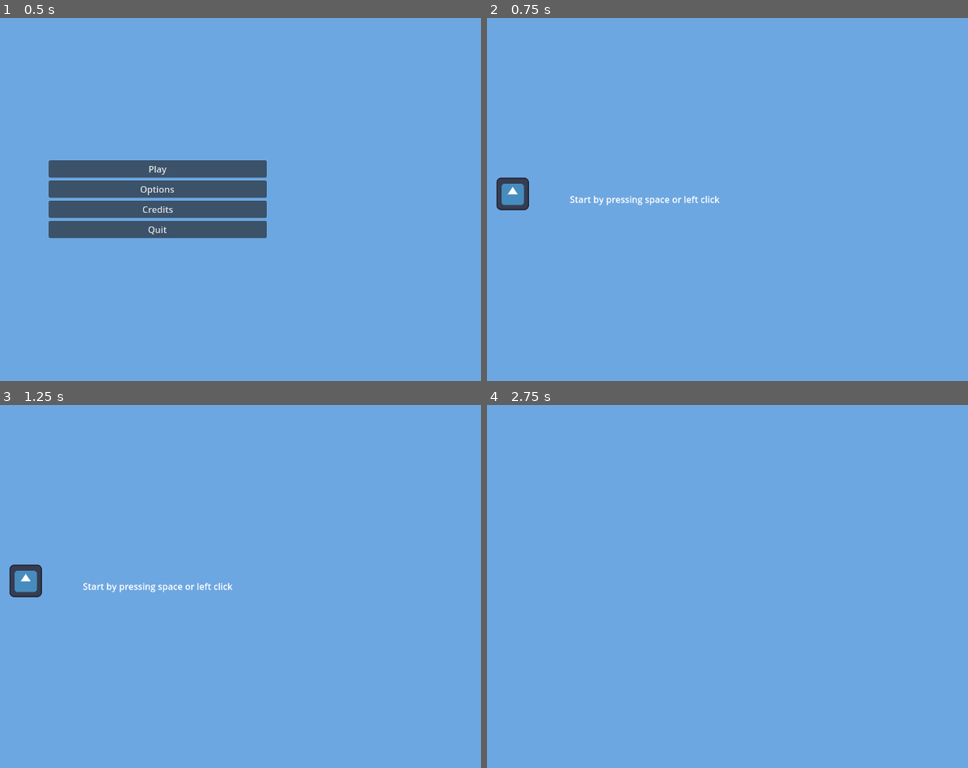
Above: before the commit, frames 1-4 (two rows, left to right).
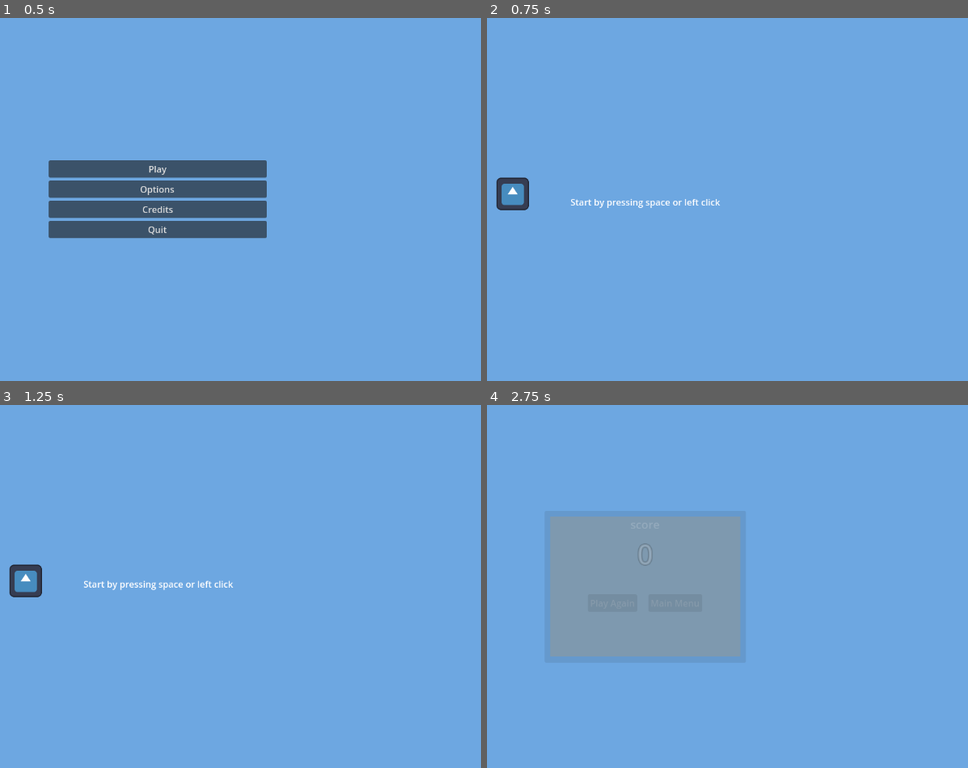
Above: after the commit, the same moments.

Repository: deshis/Modern-User-Interfaces-game
Game: Godot game, scene res://Scenes/menu.tscn
Two runs of this game, one before a commit and one after it. Both use one fixed random seed, a clock stepped at 60 frames per second and the inputs below. The engine's default icon, where the game draws it, is replaced by a stand-in: a white triangle on a blue panel in a dark square.
Inputs:
- Up to frame 1 (0.5 s): no input
- Up to frame 2 (0.75 s): click "Play" at 0.5 s
- Up to frame 3 (1.25 s): no input
- Up to frame 4 (2.75 s): tap Space (jump) at 1.35, 1.52, 1.82, 2.1, 2.27, 2.57 s

Frame 1 is identical in both runs. In frame 2, 0.4% of the frame differs, in the area x 17-49%, y 48-53%; in frame 3, 0.4%; in frame 4, 15%, in the area x 13-53%, y 30-70%.

Commit message:
ending screen + score label

Diff:
--- a/Scenes/game.tscn
+++ b/Scenes/game.tscn
@@ -6,6 +6,7 @@
 [ext_resource type="Script" uid="uid://dj0cxxahjyxm0" path="res://Scripts/obstacle_destroyer.gd" id="3_kp4v2"]
 [ext_resource type="PackedScene" uid="uid://c2aejk1eh0vtm" path="res://Scenes/pause_menu.tscn" id="4_awaty"]
 [ext_resource type="AudioStream" uid="uid://cfmfl61okkrvx" path="res://Resources/Music/Bicycle.mp3" id="6_h4fw4"]
+[ext_resource type="Script" uid="uid://nfknijicn41q" path="res://Scripts/ending_screen.gd" id="6_ldgsr"]
 [ext_resource type="AudioStream" uid="uid://dn6v5kv80q38a" path="res://Resources/Music/Hackbeat.mp3" id="7_ldgsr"]
 [ext_resource type="AudioStream" uid="uid://leqq5jo5nlhw" path="res://Resources/Music/George Street Shuffle.mp3" id="8_o5yvi"]
 
@@ -16,6 +17,109 @@
 
 [sub_resource type="RectangleShape2D" id="RectangleShape2D_n3xm3"]
 size = Vector2(415, 20)
+
+[sub_resource type="Animation" id="Animation_v158k"]
+resource_name = "fade_in"
+length = 0.35
+tracks/0/type = "value"
+tracks/0/imported = false
+tracks/0/enabled = true
+tracks/0/path = NodePath("score:modulate")
+tracks/0/interp = 1
+tracks/0/loop_wrap = true
+tracks/0/keys = {
+"times": PackedFloat32Array(0, 0.35),
+"transitions": PackedFloat32Array(1, 1),
+"update": 0,
+"values": [Color(1, 1, 1, 0), Color(1, 1, 1, 1)]
+}
+
+[sub_resource type="Animation" id="Animation_h4fw4"]
+length = 0.001
+tracks/0/type = "value"
+tracks/0/imported = false
+tracks/0/enabled = true
+tracks/0/path = NodePath("start_text:position")
+tracks/0/interp = 1
+tracks/0/loop_wrap = true
+tracks/0/keys = {
+"times": PackedFloat32Array(0),
+"transitions": PackedFloat32Array(1),
+"update": 0,
+"values": [Vector2(442.5, 312.5)]
+}
+tracks/1/type = "value"
+tracks/1/imported = false
+tracks/1/enabled = true
+tracks/1/path = NodePath("score:modulate")
+tracks/1/interp = 1
+tracks/1/loop_wrap = true
+tracks/1/keys = {
+"times": PackedFloat32Array(0),
+"transitions": PackedFloat32Array(1),
+"update": 0,
+"values": [Color(1, 1, 1, 0)]
+}
+tracks/2/type = "value"
+tracks/2/imported = false
+tracks/2/enabled = true
+tracks/2/path = NodePath("ending_screen/Border:modulate")
+tracks/2/interp = 1
+tracks/2/loop_wrap = true
+tracks/2/keys = {
+"times": PackedFloat32Array(0),
+"transitions": PackedFloat32Array(1),
+"update": 0,
+"values": [Color(1, 1, 1, 0)]
+}
+
+[sub_resource type="Animation" id="Animation_ldgsr"]
+resource_name = "start_text"
+loop_mode = 1
+tracks/0/type = "value"
+tracks/0/imported = false
+tracks/0/enabled = true
+tracks/0/path = NodePath("start_text:position")
+tracks/0/interp = 1
+tracks/0/loop_wrap = true
+tracks/0/keys = {
+"times": PackedFloat32Array(0, 0.25, 0.5, 0.75, 1),
+"transitions": PackedFloat32Array(1, 1, 1, 1, 1),
+"update": 0,
+"values": [Vector2(442.5, 312.5), Vector2(442.5, 320), Vector2(442.5, 312.5), Vector2(442.5, 305), Vector2(442.5, 312.5)]
+}
+
+[sub_resource type="Animation" id="Animation_o5yvi"]
+resource_name = "ending_screen"
+length = 0.4
+tracks/0/type = "value"
+tracks/0/imported = false
+tracks/0/enabled = true
+tracks/0/path = NodePath("ending_screen/Border:modulate")
+tracks/0/interp = 1
+tracks/0/loop_wrap = true
+tracks/0/keys = {
+"times": PackedFloat32Array(0, 0.4),
+"transitions": PackedFloat32Array(1, 2.2974),
+"update": 0,
+"values": [Color(1, 1, 1, 0), Color(1, 1, 1, 1)]
+}
+
+[sub_resource type="AnimationLibrary" id="AnimationLibrary_ldgsr"]
+_data = {
+&"RESET": SubResource("Animation_h4fw4"),
+&"ending_screen": SubResource("Animation_o5yvi"),
+&"fade_in": SubResource("Animation_v158k"),
+&"start_text": SubResource("Animation_ldgsr")
+}
+
+[sub_resource type="LabelSettings" id="LabelSettings_v158k"]
+font_size = 50
+outline_size = 6
+outline_color = Color(0, 0, 0, 1)
+
+[sub_resource type="StyleBoxFlat" id="StyleBoxFlat_o5yvi"]
+bg_color = Color(1, 0.615686, 0.105882, 1)
 
 [sub_resource type="AudioStreamPlaylist" id="AudioStreamPlaylist_rfjv2"]
 shuffle = true
@@ -63,24 +167,114 @@
 
 [node name="CanvasLayer" type="CanvasLayer" parent="."]
 
-[node name="MarginContainer" type="MarginContainer" parent="CanvasLayer"]
+[node name="AnimationPlayer" type="AnimationPlayer" parent="CanvasLayer"]
+libraries = {
+&"": SubResource("AnimationLibrary_ldgsr")
+}
+
+[node name="score" type="Label" parent="CanvasLayer"]
+modulate = Color(1, 1, 1, 0)
+offset_top = 20.0
+offset_right = 1152.0
+offset_bottom = 89.0
+size_flags_vertical = 0
+text = "0"
+label_settings = SubResource("LabelSettings_v158k")
+horizontal_alignment = 1
+
+[node name="start_text" type="Label" parent="CanvasLayer"]
+anchors_preset = 8
+anchor_left = 0.5
+anchor_top = 0.5
+anchor_right = 0.5
+anchor_bottom = 0.5
+offset_left = -133.5
+offset_top = -11.5
+offset_right = 133.5
+offset_bottom = 11.5
+grow_horizontal = 2
+grow_vertical = 2
+size_flags_horizontal = 4
+text = "Start by pressing space or left click"
+horizontal_alignment = 1
+
+[node name="pause_menu" parent="CanvasLayer" instance=ExtResource("4_awaty")]
+
+[node name="ending_screen" type="Control" parent="CanvasLayer"]
+layout_mode = 3
+anchors_preset = 0
+offset_top = 20.0
+offset_right = 1152.0
+offset_bottom = 628.0
+script = ExtResource("6_ldgsr")
+
+[node name="Border" type="Panel" parent="CanvasLayer/ending_screen"]
+modulate = Color(1, 1, 1, 0)
+layout_mode = 1
+anchors_preset = -1
+anchor_left = 0.344
+anchor_top = 0.277
+anchor_right = 0.656
+anchor_bottom = 0.723
+offset_left = 0.211975
+offset_top = 0.0839996
+offset_right = -0.212036
+offset_bottom = -0.0840454
+grow_horizontal = 2
+grow_vertical = 2
+
+[node name="MarginContainer" type="MarginContainer" parent="CanvasLayer/ending_screen/Border"]
+layout_mode = 1
 anchors_preset = 15
 anchor_right = 1.0
 anchor_bottom = 1.0
 grow_horizontal = 2
 grow_vertical = 2
-size_flags_horizontal = 4
-theme_override_constants/margin_top = 20
-theme_override_constants/margin_bottom = 20
-
-[node name="pause_menu" parent="CanvasLayer/MarginContainer" instance=ExtResource("4_awaty")]
-layout_mode = 2
-
-[node name="start_text" type="Label" parent="CanvasLayer/MarginContainer"]
-layout_mode = 2
-size_flags_horizontal = 4
-text = "Start by pressing space or left click"
-horizontal_alignment = 1
+theme_override_constants/margin_left = 10
+theme_override_constants/margin_top = 10
+theme_override_constants/margin_right = 10
+theme_override_constants/margin_bottom = 10
+
+[node name="BG" type="Panel" parent="CanvasLayer/ending_screen/Border/MarginContainer"]
+layout_mode = 2
+theme_override_styles/panel = SubResource("StyleBoxFlat_o5yvi")
+
+[node name="VBoxContainer" type="VBoxContainer" parent="CanvasLayer/ending_screen/Border/MarginContainer/BG"]
+layout_mode = 1
+anchors_preset = 10
+anchor_right = 1.0
+offset_bottom = 96.0
+grow_horizontal = 2
+
+[node name="Label" type="Label" parent="CanvasLayer/ending_screen/Border/MarginContainer/BG/VBoxContainer"]
+layout_mode = 2
+theme_override_font_sizes/font_size = 20
+text = "score"
+horizontal_alignment = 1
+
+[node name="score" type="Label" parent="CanvasLayer/ending_screen/Border/MarginContainer/BG/VBoxContainer"]
+layout_mode = 2
+size_flags_vertical = 0
+text = "0"
+label_settings = SubResource("LabelSettings_v158k")
+horizontal_alignment = 1
+
+[node name="padding?!" type="Control" parent="CanvasLayer/ending_screen/Border/MarginContainer/BG/VBoxContainer"]
+custom_minimum_size = Vector2(0, 30)
+layout_mode = 2
+
+[node name="HBoxContainer" type="HBoxContainer" parent="CanvasLayer/ending_screen/Border/MarginContainer/BG/VBoxContainer"]
+layout_mode = 2
+theme_override_constants/separation = 20
+alignment = 1
+
+[node name="Play_Again" type="Button" parent="CanvasLayer/ending_screen/Border/MarginContainer/BG/VBoxContainer/HBoxContainer"]
+layout_mode = 2
+text = "Play Again"
+
+[node name="Menu" type="Button" parent="CanvasLayer/ending_screen/Border/MarginContainer/BG/VBoxContainer/HBoxContainer"]
+layout_mode = 2
+text = "Main Menu"
 
 [node name="MusicAudioStreamPlayer" type="AudioStreamPlayer2D" parent="."]
 stream = SubResource("AudioStreamPlaylist_rfjv2")
@@ -89,3 +283,5 @@
 
 [connection signal="timeout" from="ObstacleSpawner/ObstacleSpawnTimer" to="ObstacleSpawner" method="_on_obstacle_spawn_timer_timeout"]
 [connection signal="area_entered" from="ObstacleDestroyer" to="ObstacleDestroyer" method="_on_area_entered"]
+[connection signal="pressed" from="CanvasLayer/ending_screen/Border/MarginContainer/BG/VBoxContainer/HBoxContainer/Play_Again" to="CanvasLayer/ending_screen" method="_on_play_again_pressed"]
+[connection signal="pressed" from="CanvasLayer/ending_screen/Border/MarginContainer/BG/VBoxContainer/HBoxContainer/Menu" to="CanvasLayer/ending_screen" method="_on_menu_pressed"]
--- /dev/null
+++ b/Scripts/ending_screen.gd
@@ -0,0 +1,16 @@
+extends Control
+
+@onready var scorelabel = $Border/MarginContainer/BG/VBoxContainer/score
+
+func show_screen(score):
+	$"../score".visible = false
+	scorelabel.text = str(score)
+	$"../AnimationPlayer".play("ending_screen")
+
+
+func _on_play_again_pressed() -> void:
+	get_tree().reload_current_scene()
+
+
+func _on_menu_pressed() -> void:
+	get_tree().change_scene_to_file("res://Scenes/menu.tscn")
--- a/Scripts/game_manager.gd
+++ b/Scripts/game_manager.gd
@@ -1,10 +1,21 @@
 extends Node2D
 
 var game_started = false
+var score = 0
+
+@onready var scorelabel = $CanvasLayer/score
+
+func _ready() -> void:
+	$CanvasLayer/AnimationPlayer.play("start_text")
 
 func _process(_delta: float) -> void:
-	if Input.is_action_just_pressed("jump"):
+	if Input.is_action_just_pressed("jump") and !game_started:
 		game_started = true
 		$Player.start_game()
 		$ObstacleSpawner.start()
-		$CanvasLayer/MarginContainer/start_text.visible = false
+		$CanvasLayer/start_text.visible = false
+		$CanvasLayer/AnimationPlayer.play("fade_in")
+
+func add_score():
+	score+=1
+	scorelabel.text = str(score)
--- a/Scripts/player.gd
+++ b/Scripts/player.gd
@@ -47,6 +47,7 @@
 		if area.get_groups()[0] == "point":
 			score += 1
 			point_audio_stream_player.play()
+			get_parent().add_score()
 		elif area.get_groups()[0] == "enemy":
 			game_over()
 
@@ -55,4 +56,4 @@
 	death_audio_stream_player.play()
 	alive = false
 	velocity.y = JUMP_VELOCITY
-	print("YOU DIED with a score of "+str(score))
+	$"../CanvasLayer/ending_screen".show_screen(score)
Not shown: 1 places in Scenes/game.tscn that only renumber resources
Not shown, added: Scripts/ending_screen.gd.uid
